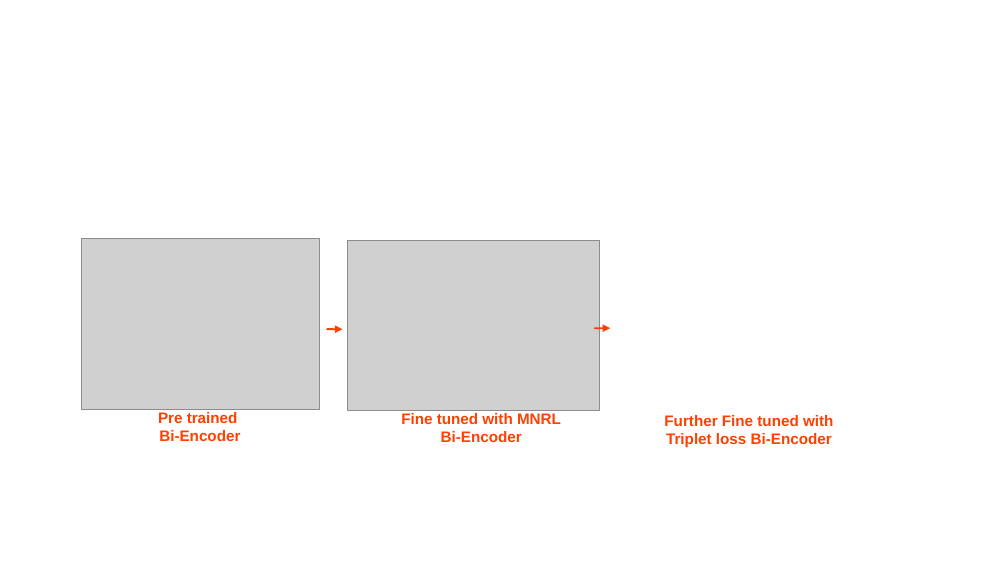
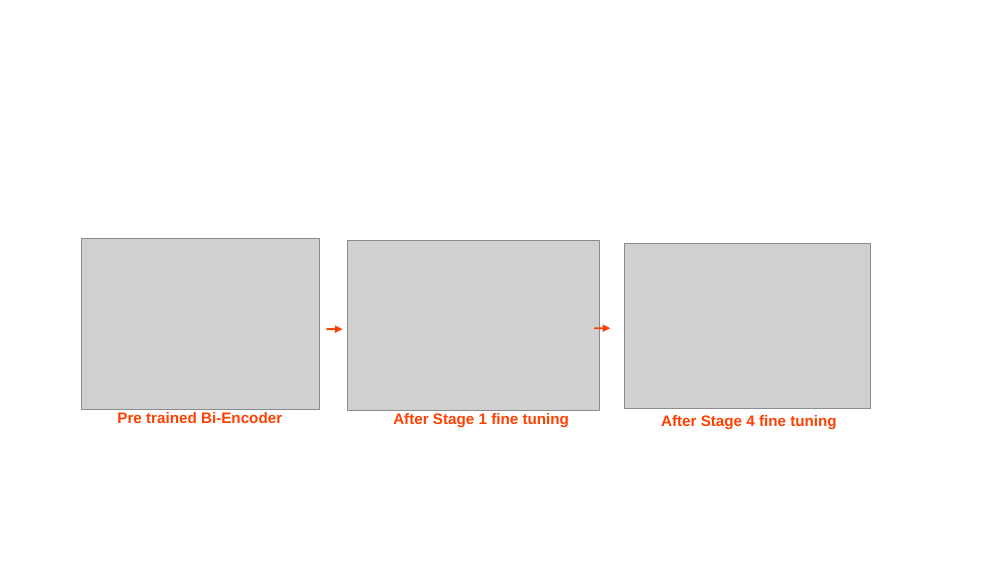
Before and after one commit to CNUClasses/CPSC471, a slide deck: slide 58 of content/lectures/illustration_ppt/illustrations.odp. Drawn at 1008x567 pixels with LibreOffice and Linux fonts; fonts in the diff are those of the drawing; grey boxes stand for pictures. Boxes give left, top, right and bottom in pixels: in the first picture for what was removed or moved away, otherwise in the second. Text is boxed around its words. In the diff, an @@ line names an element or a change of style, - is before the commit and + after.

Commit message:
lecture

```diff
--- a/content/lectures/illustration_ppt/illustrations.odp
+++ b/content/lectures/illustration_ppt/illustrations.odp
@@ picture added at (x1=625, y1=243, x2=871, y2=409) @@
@@ text at (x1=117, y1=412, x2=282, y2=423): text changed @@
-Pre trained
-Bi-Encoder
+Pre trained Bi-Encoder
@@ text at (x1=393, y1=413, x2=569, y2=428): text changed @@
-Fine tuned with MNRL
-Bi-Encoder
+After Stage 1 fine tuning
@@ text at (x1=661, y1=415, x2=836, y2=430): text changed @@
-Further Fine tuned with Triplet loss Bi-Encoder
+After Stage 4 fine tuning
```
Also in this commit, not shown: 2 other slides changed, 1 other file.
